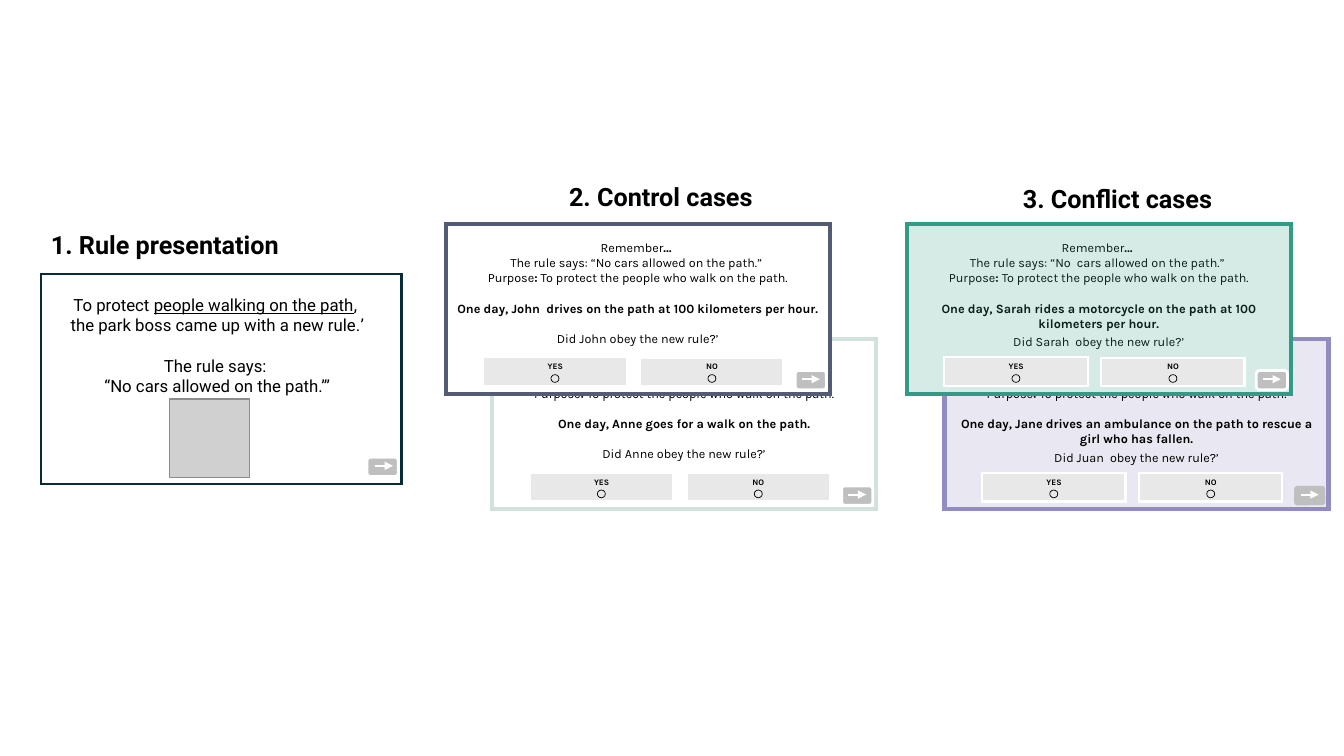
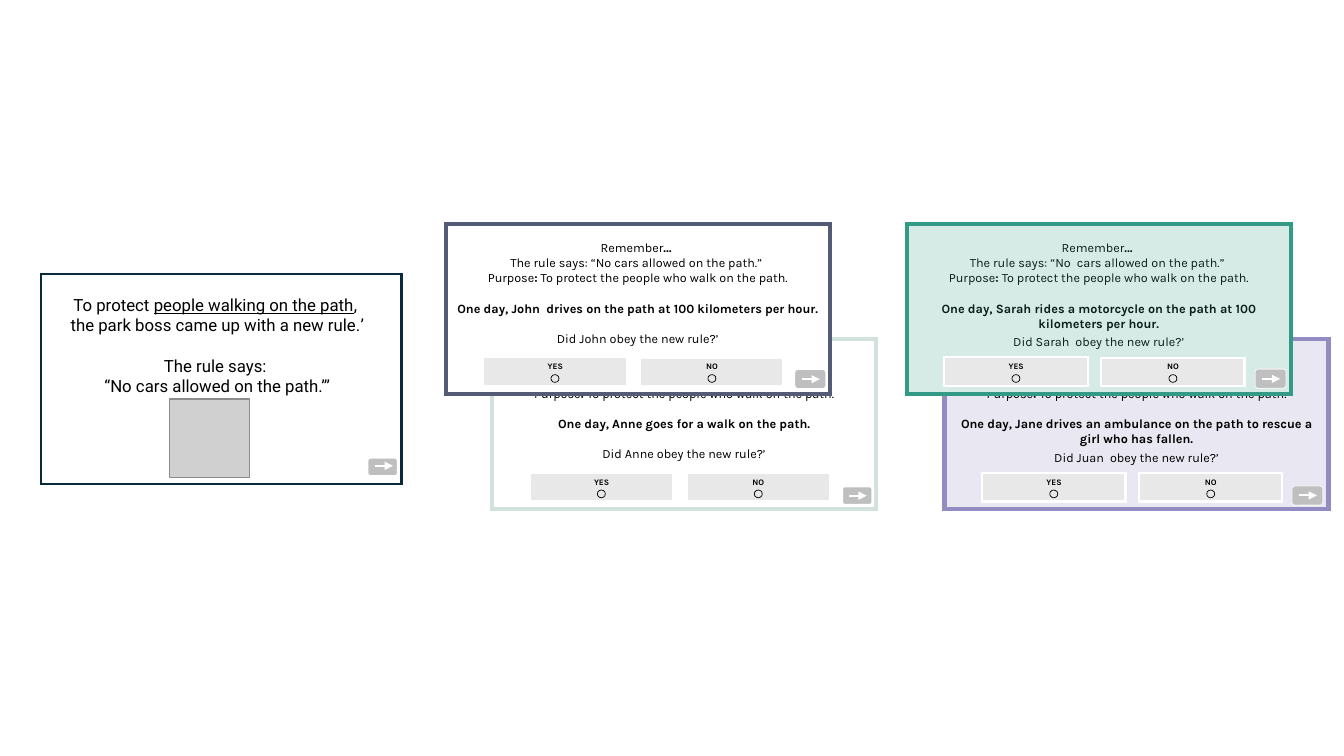
Before and after one commit to ivarrh/dev_rules, a slide deck: slide 5 of Figures/Figure 1.pptx (slide 4 before the commit). Drawn at 1344x756 pixels with LibreOffice and Linux fonts; fonts in the diff are those of the drawing; grey boxes stand for pictures. Boxes give left, top, right and bottom in pixels: in the first picture for what was removed or moved away, otherwise in the second. Text is boxed around its words. In the diff, an @@ line names an element or a change of style, - is before the commit and + after.

```diff
--- a/Figures/Figure 1.pptx
+++ b/Figures/Figure 1.pptx
@@ text removed at <box>569,187,752,207</box> @@
-2. Control cases
@@ text removed at <box>1023,189,1212,209</box> @@
-3. Conflict cases
@@ text removed at <box>51,235,279,259</box> @@
-1. Rule presentation
@@ rounded rectangle at <box>795,369,826,388</box>: outline #FFFFFF 2 pt to #FFFFFF 0.75 pt @@
@@ rounded rectangle at <box>1255,369,1287,388</box>: outline #FFFFFF 2 pt to #F2F2F2 0.75 pt @@
@@ rounded rectangle at <box>1293,486,1324,505</box>: outline none to #F2F2F2 0.75 pt @@
```
Also in this commit, not shown: 1 other slide changed, 1 slide added, 4 other files.
